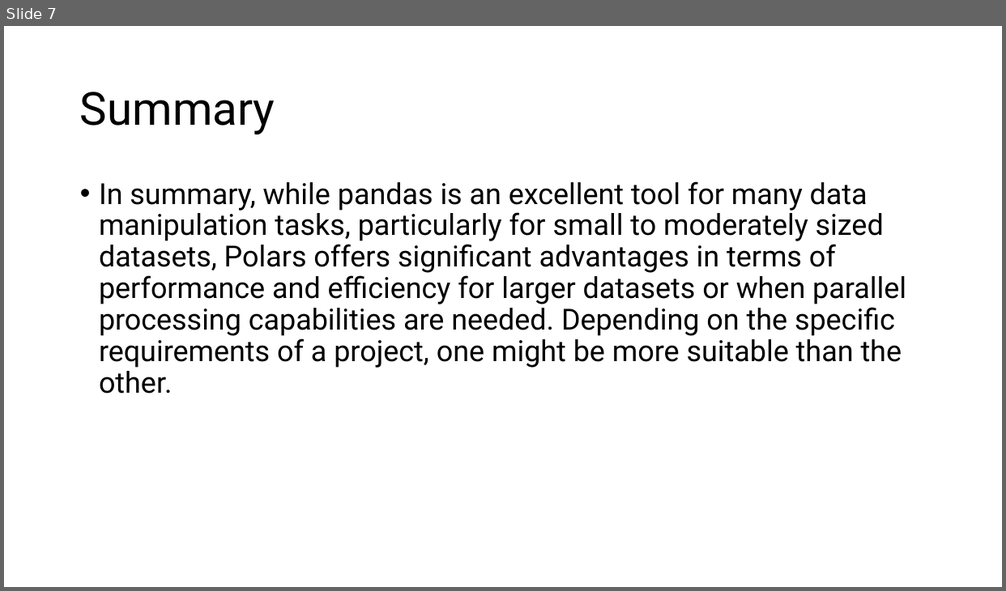
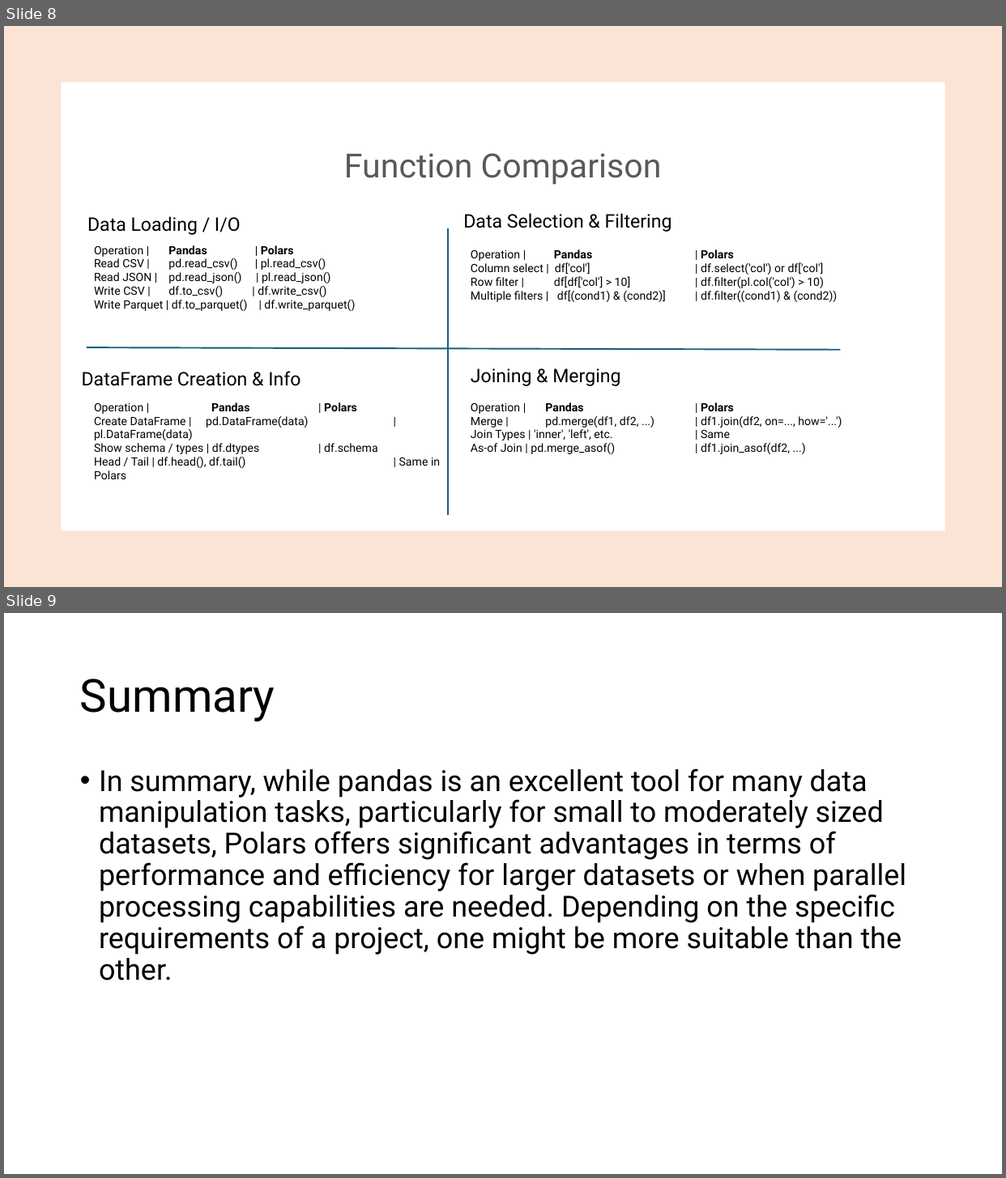
Before and after one commit to gdallvo1/OIM7502_SP25_classwork, a slide deck: Midterm_Polars/Polar_PythonLibrary.pptx. Shown one above the other, each under a label of ours: slide 7 before the commit, slides 8 and 9 after it. The pictures are 1006x591 and 1006x1178 pixels, drawn with LibreOffice and Linux fonts; fonts in the diff are those of the drawing. Boxes give left, top, right and bottom in pixels: in the first picture for what was removed or moved away, otherwise in the second. Text is boxed around its words. In the diff, an @@ line names an element or a change of style, - is before the commit and + after.

```diff
--- a/Midterm_Polars/Polar_PythonLibrary.pptx
+++ b/Midterm_Polars/Polar_PythonLibrary.pptx
@@ slide 8 added at box(4, 26, 1002, 587), background #FFFFFF @@
@@ rectangle added at box(4, 26, 1002, 587), fill #FBE3D6 @@
@@ rectangle added at box(61, 82, 945, 531), fill #FFFFFF @@
@@ title added at box(344, 153, 662, 185), 32 pt, text #595959 @@
+Function Comparison
@@ text added at box(87, 216, 241, 235), 18 pt, text #000000 @@
+Data Loading / I/O
@@ text added at box(463, 213, 672, 232), 18 pt, text #000000 @@
+Data Selection & Filtering
@@ line added from (448, 228) to (448, 515), #156082 1.5 pt @@
@@ text added at box(94, 246, 355, 311), 11 pt, text #000000 @@
+Operation | Pandas | Polars
+Read CSV | pd.read_csv() | pl.read_csv()
+Read JSON | pd.read_json() | pl.read_json()
+Write CSV | df.to_csv() | df.write_csv()
+Write Parquet | df.to_parquet() | df.write_parquet()
@@ text added at box(471, 250, 837, 302), 11 pt, text #000000 @@
+Operation | Pandas | Polars
+Column select | df['col'] | df.select('col') or df['col']
+Row filter | df[df['col'] > 10] | df.filter(pl.col('col') > 10)
+Multiple filters | df[(cond1) & (cond2)] | df.filter((cond1) & (cond2))
@@ line added from (87, 348) to (840, 350), #156082 1.5 pt @@
@@ text added at box(82, 371, 300, 386), 18 pt, text #000000 @@
+DataFrame Creation & Info
@@ text added at box(471, 369, 620, 386), 18 pt, text #000000 @@
+Joining & Merging
@@ text added at box(94, 403, 440, 468), 11 pt, text #000000 @@
+Operation | Pandas | Polars
+Create DataFrame | pd.DataFrame(data) | pl.DataFrame(data)
+Show schema / types | df.dtypes | df.schema
+Head / Tail | df.head(), df.tail() | Same in Polars
@@ text added at box(471, 403, 790, 454), 11 pt, text #000000 @@
+Operation | Pandas | Polars
+Merge | pd.merge(df1, df2, ...) | df1.join(df2, on=..., how='...')
+Join Types | 'inner', 'left', etc. | Same
+As-of Join | pd.merge_asof() | df1.join_asof(df2, ...)
@@ what was slide 7 is now slide 9 @@
```
Also in this commit, not shown: 5 slides changed, 2 other slides added, 1 slide removed, 3 other files.
